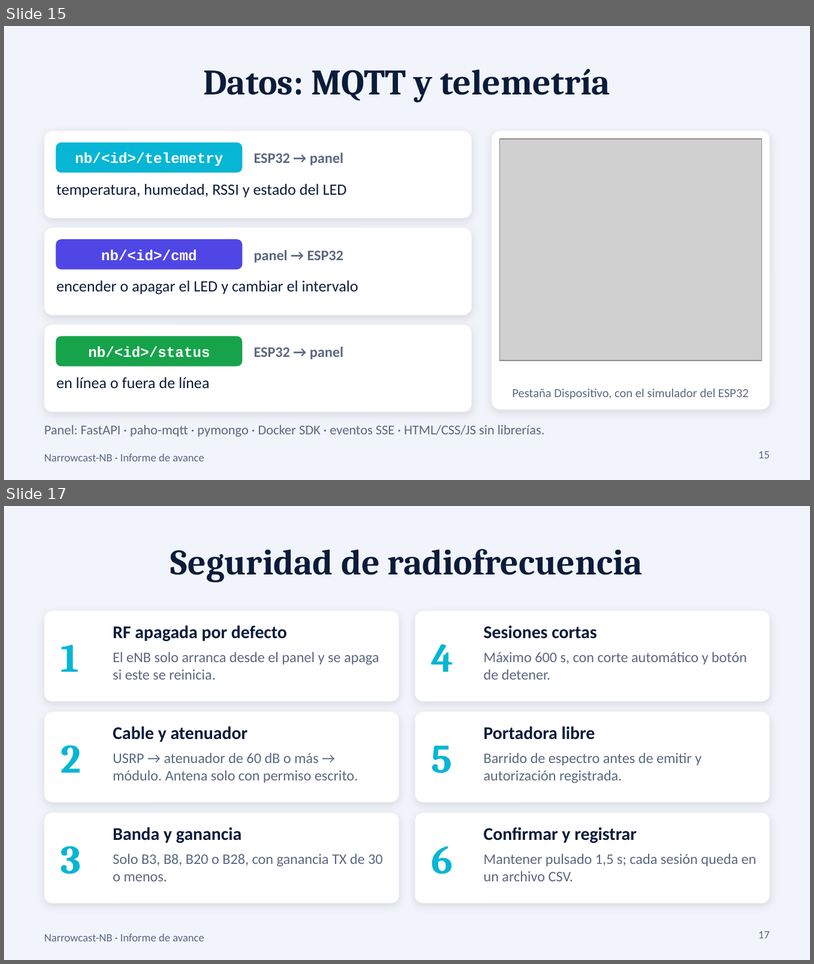
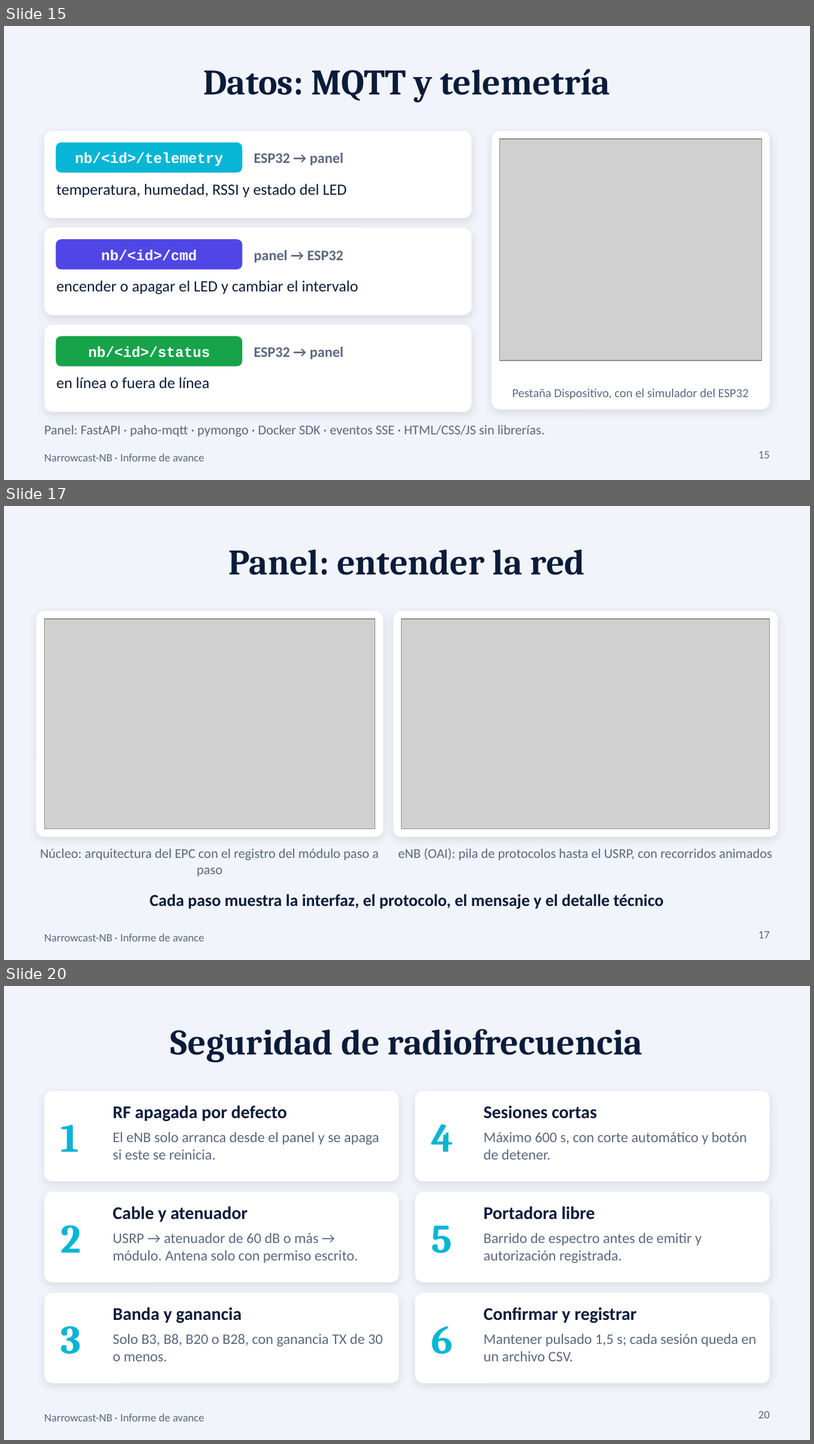
Before and after one commit to franco0209/Narrowcast-NB, a slide deck: docs/Narrowcast-NB-avance.pptx. Shown one above the other, each under a label of ours: slides 15 and 17 before the commit, slides 15, 17 and 20 after it; the slides between them are not shown. The pictures are 814x964 and 814x1444 pixels, drawn with LibreOffice and Linux fonts; fonts in the diff are those of the drawing; grey boxes stand for pictures. Boxes give left, top, right and bottom in pixels: in the first picture for what was removed or moved away, otherwise in the second. Text is boxed around its words. In the diff, an @@ line names an element or a change of style, - is before the commit and + after.

Commit message:
Docs: arquitectura, panel y docker/compilacion; presentacion actualizada con los modulos del panel

```diff
--- a/docs/Narrowcast-NB-avance.pptx
+++ b/docs/Narrowcast-NB-avance.pptx
@@ slide 17 added at bbox=[4, 506, 810, 960], background #F1F4FA; not listed: 1 template element that a slide beside it also shows @@
@@ title added at bbox=[229, 549, 585, 575], 32 pt, text #0B1B3A, bold @@
+Panel: entender la red
@@ rounded rectangle added at bbox=[36, 611, 383, 837], fill #FFFFFF, outline #F1F4FA 0.5 pt @@
@@ rounded rectangle added at bbox=[393, 611, 778, 837], fill #FFFFFF, outline #F1F4FA 0.5 pt @@
@@ picture added at bbox=[44, 619, 375, 829] @@
@@ picture added at bbox=[402, 619, 770, 829] @@
@@ text added at bbox=[40, 848, 379, 876], 12 pt, text #5B6780 @@
+Núcleo: arquitectura del EPC con el registro del módulo paso a paso
@@ text added at bbox=[398, 848, 772, 860], 12 pt, text #5B6780 @@
+eNB (OAI): pila de protocolos hasta el USRP, con recorridos animados
@@ text added at bbox=[150, 894, 664, 909], 15 pt, text #0B1B3A, bold @@
+Cada paso muestra la interfaz, el protocolo, el mensaje y el detalle técnico
@@ page number added at bbox=[759, 931, 770, 938], 10 pt, text #5B6780 @@
+17
@@ what was slide 17 is now slide 20 @@
@@ page number at bbox=[759, 1411, 770, 1418]: text changed @@
-17
+20
```
Also in this commit, not shown: 6 slides changed, 2 other slides added, 5 other files.
